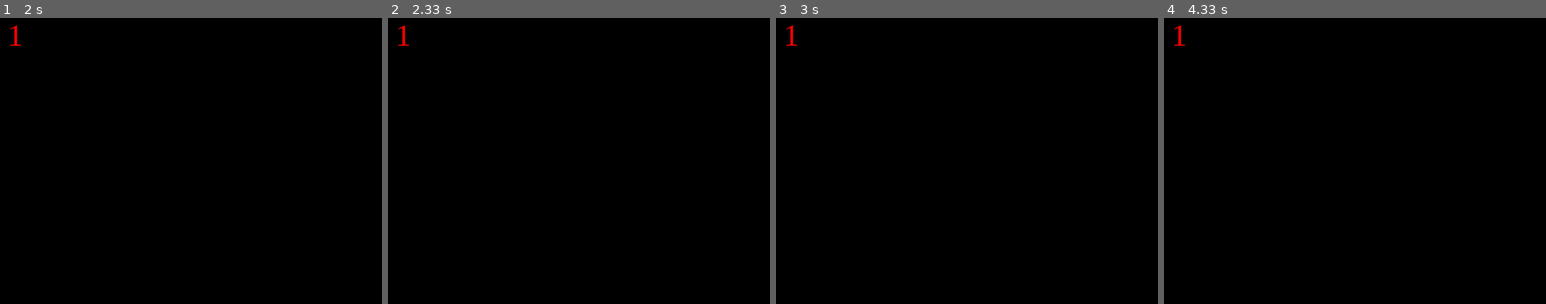
Above: before the commit, frames 1-4 (left to right).
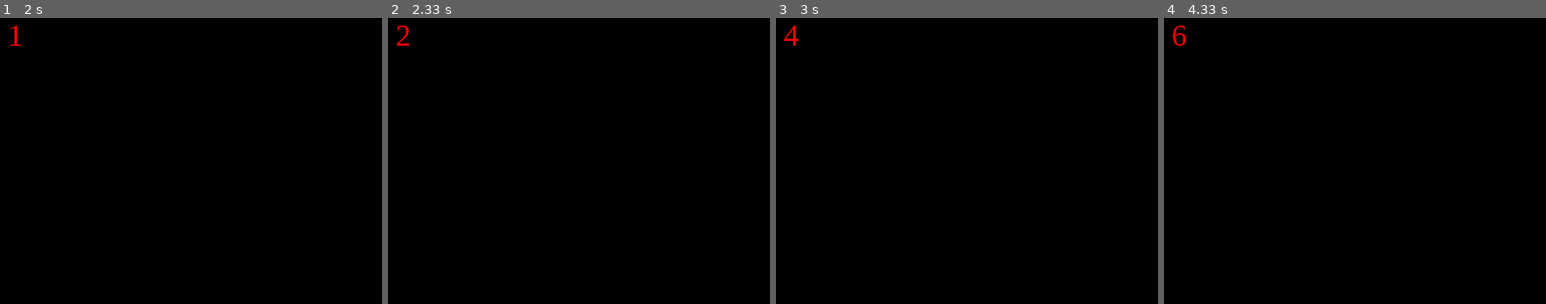
Above: after the commit, the same moments.

Repository: sprintingkiwi/PYDOJO
Game: pygame game, started from acchiapparello.py
Two runs of this game, one before a commit and one after it. Both use one fixed random seed, a clock stepped at 60 frames per second and the inputs below.
Inputs (mouse positions are % of the whole screen's width and height, from its top left):
- Up to frame 1 (2 s): press the mouse at (18, 44) at 0.87 s; move the mouse to (38, 43) at 0.97 s; release the mouse at (57, 42) at 1.1 s
- Up to frame 2 (2.33 s): press the mouse at (82, 10) at 2.2 s; move the mouse to (74, 23) at 2.3 s
- Up to frame 3 (3 s): release the mouse at (66, 36) at 2.43 s; press the mouse at (94, 72) at 2.53 s; move the mouse to (61, 77) at 2.63 s; release the mouse at (28, 82) at 2.77 s; press the mouse at (94, 72) at 2.87 s; move the mouse to (65, 79) at 2.97 s
- Up to frame 4 (4.33 s): release the mouse at (37, 85) at 3.1 s; press the mouse at (51, 65) at 3.2 s; move the mouse to (51, 76) at 3.3 s; release the mouse at (51, 87) at 3.43 s; press the mouse at (58, 46) at 4.1 s; move the mouse to (66, 44) at 4.2 s; move the mouse to (75, 41) at 4.3 s
The pictures show only the part of the screen within x 10-60%, y 14-64%; the shares and areas given below are measured in that part.

Frame 1 is identical in both runs. In frame 2, 0.1% of the frame differs, in the area x 2-6%, y 2-10%; in frame 3, 0.2%; in frame 4, 0.2%.

Commit message:
before costumes

Diff:
--- a/acchiapparello.py
+++ b/acchiapparello.py
@@ -1,36 +1,44 @@
 from actor import *
 
-#creo la finestra di gioco
-schermo = Screen(800, 600)
+#create game display
+SCREEN(800, 600)
 
-pico = Actor("library/pyco1.png")
-pico.scale(0.2)
+#CREATE ACTOR
+pyco = Actor("library/pyco1.png")
+pyco.scale(0.2)
 
+#score variable
 presi = 0
 
+#CREATE SCORE TEXT
 punti = Text(presi, color=red)
 punti.goto(100, 100)
 
+#counter variable
 conta = 0
 
+
+#MAIN LOOP
 while True:
 
+    #MOVE RANDOM each 60 cycles
     conta = conta + 1
-
     if conta > 60:
-        pico.gorand()
+        pyco.gorand()
         conta = 0
 
-    if pico.click():
+    #ADD 1 POINT when target actor is clicked
+    if pyco.click():
         presi = presi + 1
         punti.write(presi)
 
-    schermo.fill(black)
-    pico.draw(schermo)
-    punti.draw(schermo)
+    #DRAW IMAGES
+    fill(black)
+    pyco.draw()
+    punti.draw()
 
-    #aggiorno lo schermo
+    #update screen and events queue
     UPDATE()
 
-    #attendo
+    #wait
     sleep(0.01)
--- a/actor.py
+++ b/actor.py
@@ -12,10 +12,47 @@
 green = [0, 255, 0]
 blue = [0, 0, 255]
 
-#some useful variables
+#useful variables
 mouse = "mouse"
-
-
+MOUSE = "mouse"
+
+#Objects for saving data
+class EventsStorage():
+    def __init__(self):
+        self.CHECK = False
+        self.LIST = []
+events_storage = EventsStorage()
+
+class MouseState():
+    def __init__(self):
+        self.leftdown = False
+        self.centraldown = False
+        self.rightdown = False
+mouse_state = MouseState()
+
+class ScreenInfo():
+    def __init__(self):
+        self.screen = None
+        self.resolution = []
+screen_info = ScreenInfo()
+
+
+#SCREEN
+def SCREEN(w, h):
+    screen_info.resolution = [w, h]
+    screen_info.screen = pygame.display.set_mode([w, h])
+
+
+def fill(color):
+    screen_info.screen.fill(color)
+
+
+def UPDATE():
+    events_storage.LIST = pygame.event.get()
+    pygame.display.update()
+
+
+#ACTOR CLASS
 class Actor(pygame.sprite.Sprite):
     def __init__(self, path=None):
         pygame.sprite.Sprite.__init__(self)
@@ -24,6 +61,9 @@
         self.y = 0.0
         #Actor angle direction
         self.direction = 0
+        #image orientation
+        self.heading = 90
+        #load actor image
         if path is not None:
             self.load(path)
         #rotation style
@@ -74,20 +114,26 @@
     def gety(self):
         return self.y
 
-    def draw(self, surface, rect=None):
+    def setdirection(self, angle):
+        self.direction = angle
+
+    def getdirection(self):
+        return self.direction
+
+    def draw(self, rect=None):
         #if the image changed the transform functions apply
         if self.transform is True:
             self.transform = False
-            self.image = pygame.transform.rotate(self.image, -self.direction)
+            self.image = pygame.transform.rotate(self.image, -self.heading)
             self.update_rect()
-            surface.blit(self.image,
+            screen_info.screen.blit(self.image,
                          ((self.x - self.width / 2),
                          (self.y - self.height / 2)),
                          rect)
             #and then the original image is loaded
             self.image = self.original_image
         else:
-            surface.blit(self.image,
+            screen_info.screen.blit(self.image,
                         ((self.x - self.width / 2), (self.y - self.height / 2)),
                         rect)
 
@@ -115,34 +161,41 @@
 
     def right(self, angle):
         self.direction = (self.direction + angle) % 360
+        self.heading = self.direction - 90
         if self.rotate:
             self.transform = True
 
     def left(self, angle):
         self.direction = (self.direction - angle) % 360
+        self.heading = self.direction - 90
         if self.rotate:
             self.transform = True
 
     def point(self, target):
         #set heading as angle
         if type(target) is int and type(target) is not str:
-            self.direction = target % 360
+            angle = target % 360
+            self.direction = angle
+            self.heading = angle - 90
         #point at coordinate
         elif type(target) is list and type(target) is not str:
             angle = -math.atan2(self.x - target[0], self.y - target[1])
             angle = angle * (180 / math.pi)
             self.direction = angle
+            self.heading = angle - 90
         #point at mouse pointer
         elif target == "mouse":
             mousepos = pygame.mouse.get_pos()
             angle = -math.atan2(self.x - mousepos[0], self.y - mousepos[1])
             angle = angle * (180 / math.pi)
             self.direction = angle
+            self.heading = angle - 90
         #point at target
         else:
             angle = -math.atan2(self.x - target.x, self.y - target.y)
             angle = angle * (180 / math.pi)
             self.direction = angle
+            self.heading = angle - 90
         if self.rotate:
             self.transform = True
 
@@ -163,34 +216,30 @@
             height = int(self.height * w)
             self.scale(width, height)
 
-    #check if mouse has clicked the Actor
+    #check if the mouse has clicked the Actor
     def click(self, option="down"):
         mousepos = pygame.mouse.get_pos()
         buttons = pygame.mouse.get_pressed()
-        if not MOUSE.leftdown:
+        if not mouse_state.leftdown:
             if self.rect.collidepoint(mousepos) and buttons[0] == 1:
-                MOUSE.leftdown = True
+                mouse_state.leftdown = True
                 return True
         else:
-            for event in EVENTS.LIST:
-                if event.type == pygame.MOUSEBUTTONUP and \
-                       event.button == 1 and \
-                       self.rect.collidepoint(mousepos):
-                    MOUSE.leftdown = False
+            for event in events_storage.LIST:
+                if event.type == pygame.MOUSEBUTTONUP:
+                    mouse_state.leftdown = False
 
     def rclick(self, option="down"):
         mousepos = pygame.mouse.get_pos()
         buttons = pygame.mouse.get_pressed()
-        if not MOUSE.rightdown:
+        if not mouse_state.rightdown:
             if self.rect.collidepoint(mousepos) and buttons[2] == 1:
-                MOUSE.rightdown = True
+                mouse_state.rightdown = True
                 return True
         else:
-            for event in EVENTS.LIST:
-                if event.type == pygame.MOUSEBUTTONUP and \
-                       event.button == 1 and \
-                       self.rect.collidepoint(mousepos):
-                    MOUSE.rightdown = False
+            for event in events_storage.LIST:
+                if event.type == pygame.MOUSEBUTTONUP:
+                    mouse_state.rightdown = False
 
     #Mask collision
     def mcollide(self, target):
@@ -269,8 +318,8 @@
         self.rect.centerx = int(self.x)
         self.rect.centery = int(self.y)
 
-    def draw(self, surface):
-        pygame.draw.rect(surface,
+    def draw(self):
+        pygame.draw.rect(screen_info.screen,
                              self.color,
                              self.rect,
                              self.line_width)
@@ -296,8 +345,8 @@
         self.rect.centerx = int(self.x)
         self.rect.centery = int(self.y)
 
-    def draw(self, surface):
-        pygame.draw.circle(surface,
+    def draw(self):
+        pygame.draw.circle(screen_info.screen,
                            self.color,
                            [self.rect.centerx, self.rect.centery],
                            self.radius,
@@ -316,15 +365,6 @@
 def Sound(path):
     s = pygame.mixer.Sound(path)
     return s
-
-
-#SCREEN
-def Screen(w, h):
-    return pygame.display.set_mode([w, h])
-
-def UPDATE():
-    EVENTS.LIST = pygame.event.get()
-    pygame.display.update()
 
 
 #EVENTS:
@@ -334,26 +374,134 @@
 DOWN = pygame.K_DOWN
 LEFT = pygame.K_LEFT
 RIGHT = pygame.K_RIGHT
-
-
+BACKSPACE = pygame.K_BACKSPACE
+TAB = pygame.K_TAB
+CLEAR = pygame.K_CLEAR
+RETURN = pygame.K_RETURN
+PAUSE = pygame.K_PAUSE
+ESCAPE = pygame.K_ESCAPE
+SPACE = pygame.K_SPACE
+EXCLAIM = pygame.K_EXCLAIM
+QUOTEDBL = pygame.K_QUOTEDBL
+HASH = pygame.K_HASH
+DOLLAR = pygame.K_DOLLAR
+AMPERSAND = pygame.K_AMPERSAND
+QUOTE = pygame.K_QUOTE
+LEFTPAREN = pygame.K_LEFTPAREN
+RIGHTPAREN = pygame.K_RIGHTPAREN
+ASTERISK = pygame.K_ASTERISK
+PLUS = pygame.K_PLUS
+COMMA = pygame.K_COMMA
+MINUS = pygame.K_MINUS
+PERIOD = pygame.K_PERIOD
+SLASH = pygame.K_SLASH
+ZERO = pygame.K_0
+ONE = pygame.K_1
+TWO = pygame.K_2
+THREE = pygame.K_3
+FOUR = pygame.K_4
+FIVE = pygame.K_5
+SIX = pygame.K_6
+SEVEN = pygame.K_7
+EIGHT = pygame.K_8
+NINE = pygame.K_9
+COLON = pygame.K_COLON
+SEMICOLON = pygame.K_SEMICOLON
+LESS = pygame.K_LESS
+EQUALS = pygame.K_EQUALS
+GREATER = pygame.K_GREATER
+QUESTION = pygame.K_QUESTION
+AT = pygame.K_AT
+LEFTBRACKET = pygame.K_LEFTBRACKET
+BACKSLASH = pygame.K_BACKSLASH
+RIGHTBRACKET = pygame.K_RIGHTBRACKET
+CARET = pygame.K_CARET
+UNDERSCORE = pygame.K_UNDERSCORE
+BACKQUOTE = pygame.K_BACKQUOTE
+A = pygame.K_a
+B = pygame.K_b
+C = pygame.K_c
+D = pygame.K_d
+E = pygame.K_e
+F = pygame.K_f
+G = pygame.K_g
+H = pygame.K_h
+I = pygame.K_i
+J = pygame.K_j
+K = pygame.K_k
+L = pygame.K_l
+M = pygame.K_m
+N = pygame.K_n
+O = pygame.K_o
+P = pygame.K_p
+Q = pygame.K_q
+R = pygame.K_r
+S = pygame.K_s
+T = pygame.K_t
+U = pygame.K_u
+V = pygame.K_v
+W = pygame.K_w
+X = pygame.K_x
+Y = pygame.K_y
+Z = pygame.K_z
+DELETE = pygame.K_DELETE
+INSERT = pygame.K_INSERT
+HOME = pygame.K_HOME
+END = pygame.K_END
+PAGEUP = pygame.K_PAGEUP
+PAGEDOWN = pygame.K_PAGEDOWN
+F1 = pygame.K_F1
+F2 = pygame.K_F2
+F3 = pygame.K_F3
+F4 = pygame.K_F4
+F5 = pygame.K_F5
+F6 = pygame.K_F6
+F7 = pygame.K_F7
+F8 = pygame.K_F8
+F9 = pygame.K_F9
+F10 = pygame.K_F10
+F11 = pygame.K_F11
+F12 = pygame.K_F12
+F13 = pygame.K_F13
+F14 = pygame.K_F14
+F15 = pygame.K_F15
+NUMLOCK = pygame.K_NUMLOCK
+CAPSLOCK = pygame.K_CAPSLOCK
+SCROLLOCK = pygame.K_SCROLLOCK
+RSHIFT = pygame.K_RSHIFT
+LSHIFT = pygame.K_LSHIFT
+RCTRL = pygame.K_RCTRL
+LCTRL = pygame.K_LCTRL
+RALT = pygame.K_RALT
+LALT = pygame.K_LALT
+RMETA = pygame.K_RMETA
+LMETA = pygame.K_LMETA
+LSUPER = pygame.K_LSUPER
+RSUPER = pygame.K_RSUPER
+PRINT = pygame.K_PRINT
+EURO = pygame.K_EURO
+
+#detect the pression of a key
 def keydown(key):
     if pygame.key.get_pressed()[key]:
         return True
 
-
-
-class Events():
-    def __init__(self):
-        self.CHECK = False
-        self.LIST = []
-EVENTS = Events()
-
-class Mouse():
-    def __init__(self):
-        self.leftdown = False
-        self.centraldown = False
-        self.rightdown = False
-MOUSE = Mouse()
+#detect the release of a key
+def keyup(key):
+    for event in events_storage:
+        if event.type == pygame.KEYUP:
+            if event.key == key:
+                return True
+
+
+
+
+
+
+#class KeyStorage():
+    #def __init__(self):
+        #self.dictionary = dict
+#key_storage = KeyStorage()
 
 
 
--- a/gattotopo.py
+++ b/gattotopo.py
@@ -1,42 +1,43 @@
 from actor import *
 
-#creo la finestra di gioco
-schermo = Screen(800, 600)
+#create game display
+SCREEN(800, 600)
 
+#CREATE MOUSE (the animal)
 topo = Actor("library/mouse.png")
 topo.scale(0.1)
 topo.goto(400, 300)
 
+#CREATE CAT
 gatto = Actor("library/cat.png")
-gatto.scale(0.1)
+gatto.scale(0.2)
 gatto.goto(200, 100)
 
+#CREATE BACKGROUND
 sfondo = Actor("library/carpet.png")
 sfondo.scale(800, 600)
 sfondo.goto(400, 300)
 
 
+#MAIN LOOP
 gameover = False
 while not gameover:
 
-    if topo.click():
-        print("topo")
-
-    if gatto.rclick():
-        print("gatto")
-
+    #SET ACTORS DIRECTION
     topo.point(mouse)
     gatto.point(topo)
 
-    topo.forward(5)
-    gatto.forward(2)
+    #SET ACTORS MOVEMENT
+    topo.forward(4)
+    gatto.forward(1)
 
-    sfondo.draw(schermo)
-    topo.draw(schermo)
-    gatto.draw(schermo)
+    #DRAW ACTORS
+    sfondo.draw()
+    topo.draw()
+    gatto.draw()
 
-    #aggiorno lo schermo
+    #update screen and events queue
     UPDATE()
 
-    #attendo
+    #wait
     sleep(0.01)
--- /dev/null
+++ b/infondoalmar.py
@@ -0,0 +1,60 @@
+from actor import *
+
+#create game display
+SCREEN(800, 600)
+
+#CREATE SHARK ACTOR
+shark = Actor("library/shark1.png")
+shark.scale(0.2)
+shark.goto(400, 300)
+
+#CREATE FISH
+fish = Actor("library/fish1.png")
+fish.scale(0.2)
+fish.goto(700, 100)
+fish.point(90)
+
+#CREATE BACKGROUND
+sfondo = Actor("library/sea.png")
+sfondo.scale(800, 600)
+sfondo.goto(400, 300)
+
+
+#MAIN LOOP
+while True:
+
+    #SHARK MOVEMENT
+    if keydown(RIGHT):
+        shark.point(90)
+        shark.forward(3)
+    if keydown(LEFT):
+        shark.point(-90)
+        shark.forward(3)
+    if keydown(UP):
+        shark.point(0)
+        shark.forward(3)
+    if keydown(DOWN):
+        shark.point(180)
+        shark.forward(3)
+
+    #FISH MOVEMENT
+    if fish.x > 800:
+        fish.point(fish.direction +180)
+    elif fish.x < 0:
+        fish.point(fish.direction +180)
+    elif fish.y > 600:
+        fish.point(180 - fish.direction)
+    elif fish.y < 0:
+        fish.point(180 - fish.direction)
+    fish.forward(5)
+
+    #DRAW IMAGES
+    sfondo.draw()
+    shark.draw()
+    fish.draw()
+
+    #update screen and events queue
+    UPDATE()
+
+    #wait
+    sleep(0.01)
--- /dev/null
+++ b/library/converter.py
@@ -0,0 +1,22 @@
+#inkscape -z -e 0dbe4a064abea1a9a3bc0d2732643e6b.png -h 720 0dbe4a064abea1a9a3bc0d2732643e6b.svg
+#convert -density 1200 -resize 200x200 source.svg target.png
+
+import os
+import subprocess as sp
+
+img_list = os.listdir(".")
+
+print(img_list)
+
+for image in img_list:
+	if image.endswith(".gif") or image.endswith(".jpg"):
+		img = str(image)
+		dest = img.split(".")
+		dest = dest[0] + ".png"
+		print(img)
+		print(dest)
+		#cmd = ["inkscape", "-z", "-e ", dest, "-h", "720", img]
+		cmd = ["convert", "-density", "1200", "-resize", "x720", img, dest]
+		print(cmd)
+		sp.call(cmd)
+		os.remove(image)
--- a/nuovo.py
+++ b/nuovo.py
@@ -1,12 +1,12 @@
 from actor import *
 
-#creo la finestra di gioco
+#create game display
 schermo = Screen(800, 600)
 
 
 
-#aggiorno lo schermo
+#update screen and events queue
 UPDATE()
 
-#attendo
-time.sleep(1)
+#wait
+sleep(1)
--- /dev/null
+++ b/paintwithgobo.py
@@ -0,0 +1,25 @@
+from actor import *
+
+#create game display
+SCREEN(800, 600)
+
+gobo = Actor("library/gobo.png")
+gobo.scale(0.2)
+
+
+while True:
+
+    gobo.goto(MOUSE)
+
+    gobo.right(5)
+
+    gobo.draw()
+
+    if keydown(C):
+        schermo.fill(black)
+
+    #update screen and events queue
+    UPDATE()
+
+    #wait
+    sleep(0.01)
--- a/prova5.py
+++ b/prova5.py
@@ -1,7 +1,7 @@
 from actor import *
 
-#creo la finestra di gioco
-schermo = Screen(1280, 720)
+#create game display
+SCREEN(1280, 720)
 
 dyno = Actor("library/dinosaur1.png")
 dyno.scale(0.2)
@@ -9,14 +9,13 @@
 
 star = Actor("library/seastar1.png")
 star.scale(100, 200)
-star.goto( 600, 500)
+star.goto(600, 500)
 
 a = Text("ciao", color=green)
 a.setfontsize(48)
 a.setbold(True)
 a.setitalic(True)
 a.goto(100, 100)
-a.draw(schermo)
 
 #dyno.rotate = False
 
@@ -56,7 +55,6 @@
     c.forward(20)
     #dyno.gorand()
 
-
     if dyno.collide(star):
         print(dyno.collide(star))
         star.load("library/seastar2.png")
@@ -67,15 +65,15 @@
         star.load("library/seastar1.png")
         star.scale(100, 200)
 
-    schermo.fill(white)
-    a.draw(schermo)
-    star.draw(schermo)
-    dyno.draw(schermo)
-    r.draw(schermo)
-    c.draw(schermo)
+    fill(white)
+    a.draw()
+    star.draw()
+    dyno.draw()
+    r.draw()
+    c.draw()
 
-    #aggiorno lo schermo
+    #update screen and events queue
     UPDATE()
 
-    #attendo
+    #wait
     sleep(0.01)
Binary file removed: library/bedroom.gif
Binary file added: library/bedroom.png
Binary file removed: library/bedroom2.gif
Binary file added: library/bedroom2.png
Binary file removed: library/citynight.gif
Binary file added: library/citynight.png
Binary file added: library/crab.png
Binary file removed: library/desert.gif
Binary file added: library/desert.png
Binary file removed: library/disco.jpg
Binary file added: library/disco.png
Binary file removed: library/forest2.gif
(and 9 more such lines)
